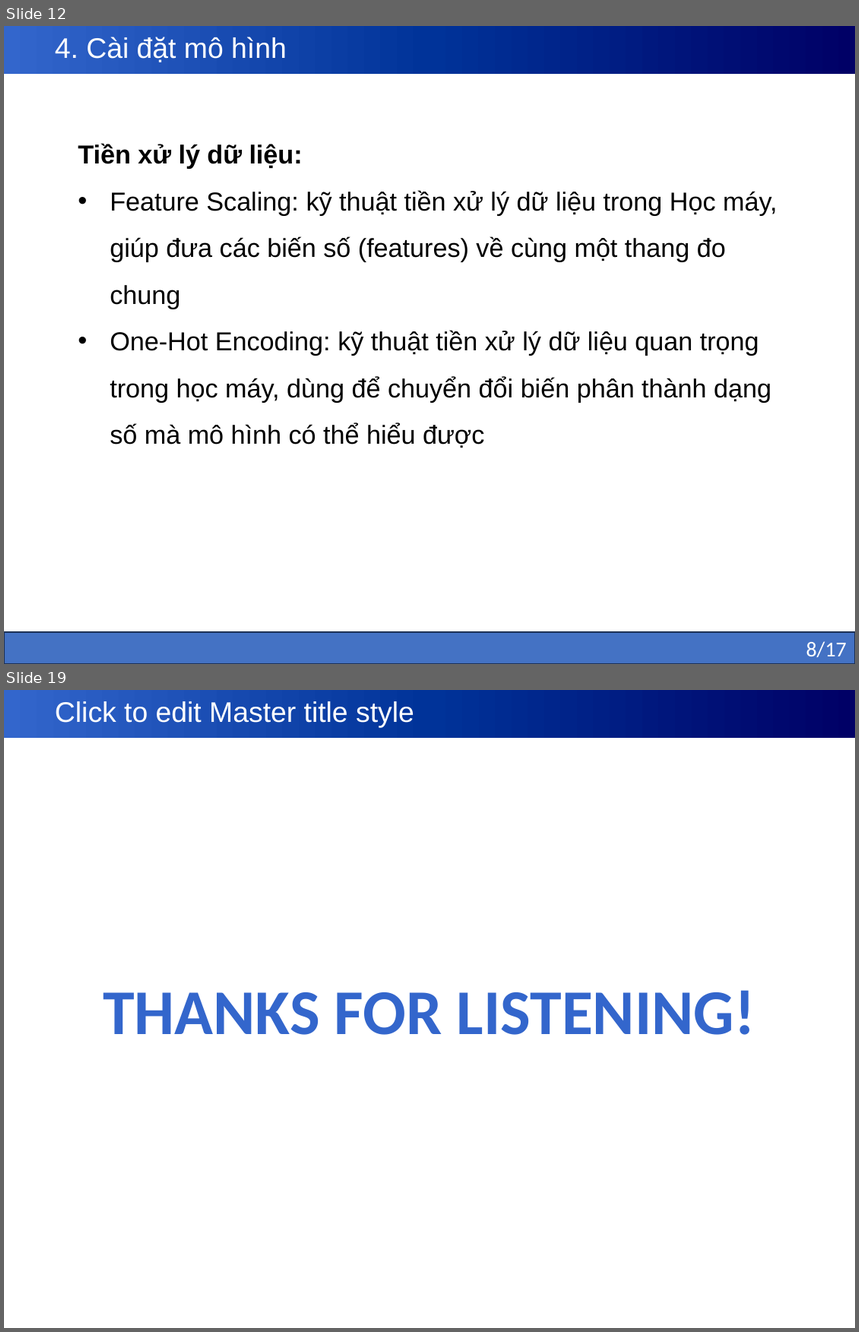
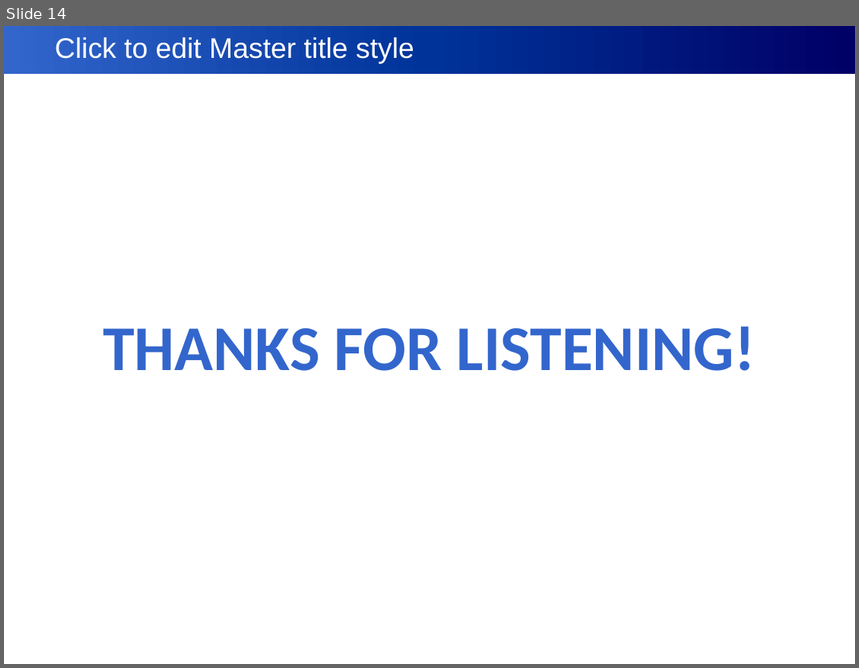
Before and after one commit to kly1906/12423030_MLproject, a slide deck: slides/baocaoML.pptx. Shown one above the other, each under a label of ours: slides 12 and 19 before the commit, slide 14 after it; the slides between them are not shown. The pictures are 859x1332 and 859x668 pixels, drawn with LibreOffice and Linux fonts; fonts in the diff are those of the drawing. Boxes give left, top, right and bottom in pixels: in the first picture for what was removed or moved away, otherwise in the second. Text is boxed around its words. In the diff, an @@ line names an element or a change of style, - is before the commit and + after.

```diff
--- a/slides/baocaoML.pptx
+++ b/slides/baocaoML.pptx
@@ slide 12 removed at bbox=[4, 26, 855, 664], background #FFFFFF; not listed: 1 template element that a slide beside it also shows @@
@@ title removed at bbox=[4, 26, 855, 74] @@
-4. Cài đặt mô hình
@@ text removed at bbox=[78, 143, 777, 449] @@
-Tiền xử lý dữ liệu:
-• Feature Scaling: kỹ thuật tiền xử lý dữ liệu trong Học máy, giúp đưa các biến số (features) về cùng một thang đo chung
-• One-Hot Encoding: kỹ thuật tiền xử lý dữ liệu quan trọng trong học máy, dùng để chuyển đổi biến phân thành dạng số mà mô hình có thể hiểu được
@@ rectangle removed at bbox=[4, 632, 855, 664] @@
-8/17
@@ what was slide 19 is now slide 14 @@
```
Also in this commit, not shown: 9 slides changed, 4 slides added, 8 other slides removed, 2 other files.
